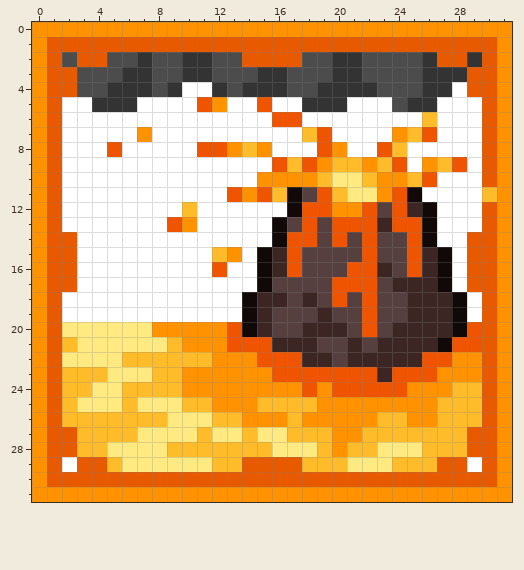
File history of a pixel-art sprite, Pictures/Extinction.png. Above is the file before it was changed.
The file is 64x64 pixels, drawn in blocks of 2x2; one block is one cell here.
After the commit:
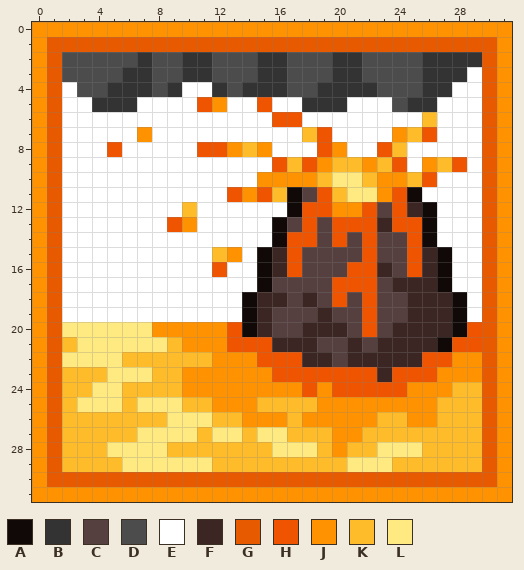
Palette (. is transparent): A #110907  B #333333  C #55403f  D #4c4c4c  E #ffffff  F #3c2624  G #e85a00  H #ef5500  J #ff9200  K #ffbc2a  L #ffea81
The exact change:
The author changed colour G to colour B in row 2 at x 15 to 16 and 27 to 28.
The author changed colour G to colour D in row 2 at x 3 to 4, 14 and 17; in row 3 at x 2.
The author changed colour G to colour E in row 3 at x 29; in row 4 at x 2 and 29; in rows 14 to 17 at x 2 and 29.
The author changed colour K to colour G in row 11 at x 30.
The author changed colour E to colour K in row 29 at x 2 and 29.
The author changed colour G to colour K in rows 27 to 28 at x 2 and 29; in row 29 at x 3 to 4, 14 to 17 and 27 to 28.
Where, in picture pixels (left, top, right, bottom), the same in both pictures:
changed: (62, 52, 107, 97)
changed: (242, 52, 302, 67)
changed: (437, 52, 482, 97)
changed: (467, 187, 497, 292)
changed: (62, 232, 77, 292)
changed: (62, 427, 107, 472)
changed: (437, 427, 482, 472)
changed: (242, 457, 302, 472)
